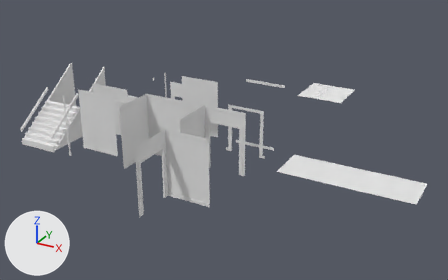
The Blender file resources/data/craftsmanWalls.blend as it was, and as the next commit left it.
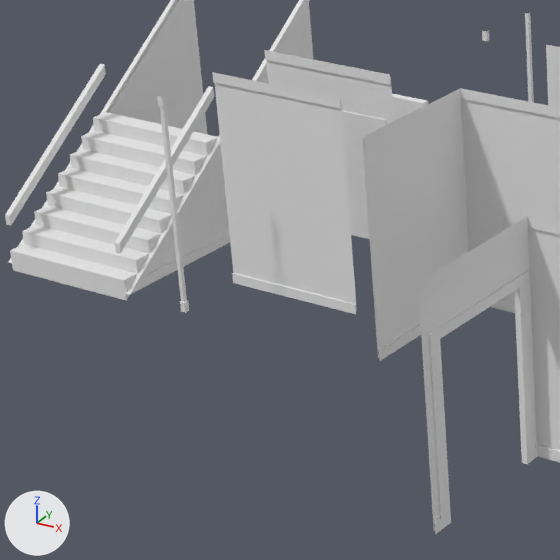
Old and new are each drawn whole from a camera (50 mm lens) standing at (17.66, -23.28, 12.09) and looking at (5.76, -1.65, 1.27) and again close up on the part from 4% to 39% of the width and 25% to 80% of the height. Every picture has the same lights, and +X, +Y and +Z are marked at lower left.

Names of what the first close-up shows: 'corner', 'door', 'doorway', 'frontWallLeftDoor', 'frontWallLeftWall', 'primDoorway', 'stairWallCornerRight', 'stairWallSideLeft', 'stairWallSideRight', 'stairs', 'wall'.
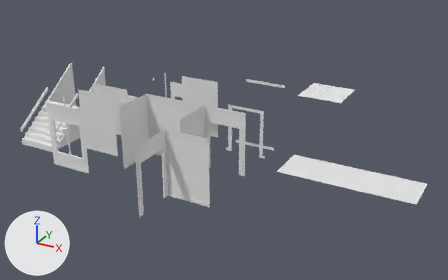
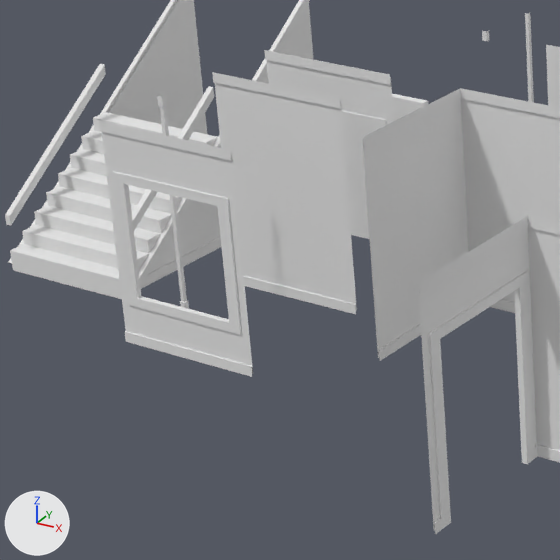
Pixel boxes (x1, y1, x2, y2) of what changed, in the close-ups (560 x 560 px):
```json
{"object": "windowframe", "change": "added", "after": [99, 121, 253, 377], "faces in mat_wall (its picture is missing)": [102, 132, 253, 373], "faces in mat_woodlightgrain (its picture is missing)": [99, 121, 252, 377]}
```

The change, as JSON lines over the scene's bpy script:
```json
{"op": "add", "block": "me_windowframe", "code": ["me_windowframe = bpy.data.meshes.new('windowframe')", "me_windowframe.from_pydata(...)  # 44 vertices, 24 faces; spans x -1.0..1.0, y 0.93..1.0, z 0.0..2.9", "# faces by material slot: [4, 20]", "me_windowframe.materials.append(mat_wall)  # its picture is missing", "me_windowframe.materials.append(mat_woodlightgrain)  # its picture is missing"]}
{"op": "add", "block": "ob_windowframe", "code": ["ob_windowframe = bpy.data.objects.new('windowframe', me_windowframe)", "ob_windowframe.location = (0.0, -6.0, 0.0)"]}
```
